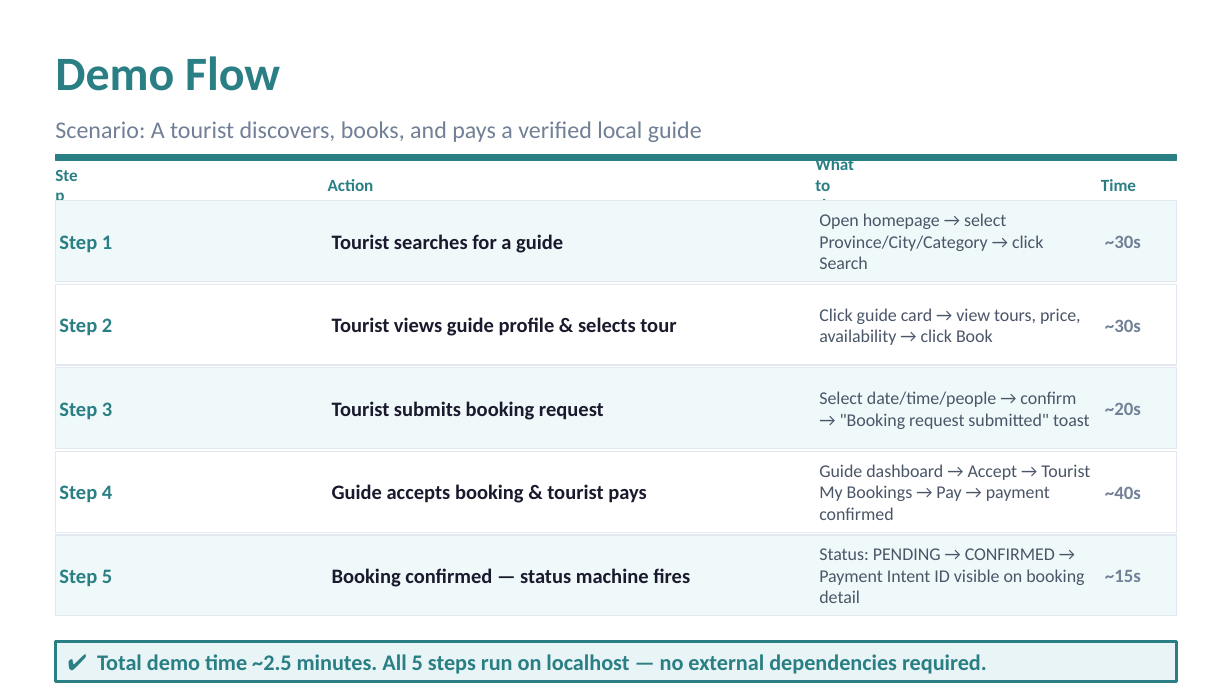
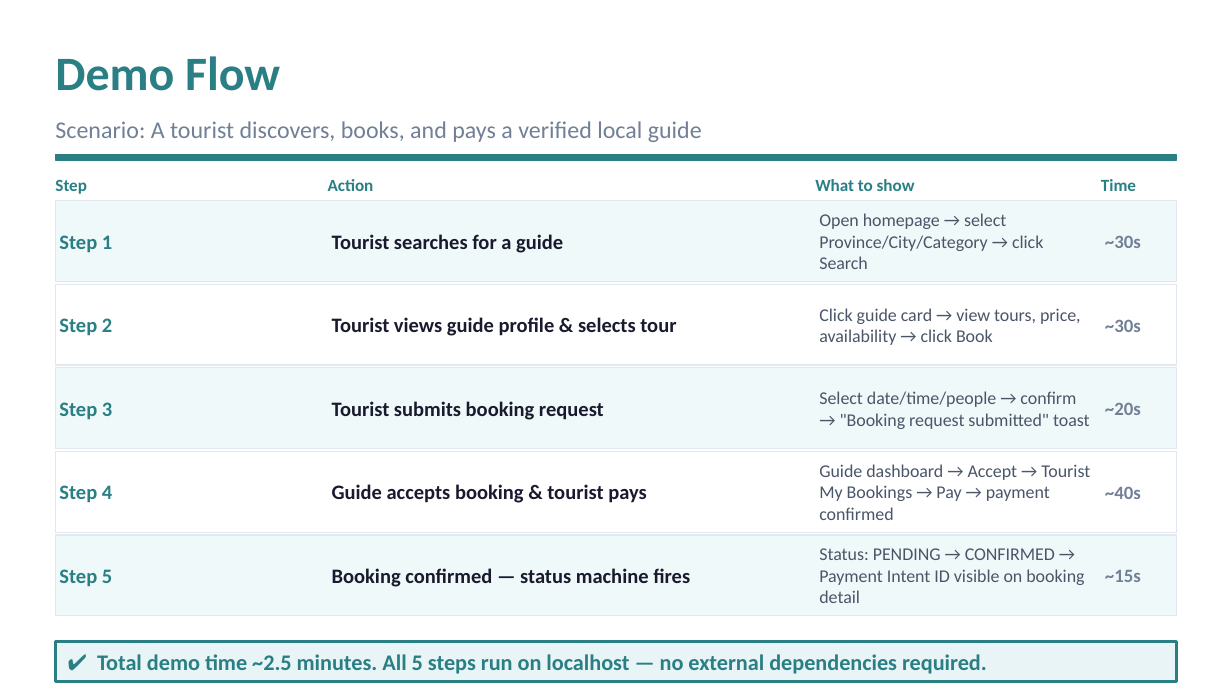
Before and after one commit to 10000Katherine/LocalGuide_Software-Engineering, a slide deck: slide 8 of docs/final/LocalGuide_Presentation.pptx. Drawn at 1232x693 pixels with LibreOffice and Linux fonts; fonts in the diff are those of the drawing. Boxes give left, top, right and bottom in pixels: in the first picture for what was removed or moved away, otherwise in the second. Text is boxed around its words. In the diff, an @@ line names an element or a change of style, - is before the commit and + after.

```diff
--- a/docs/final/LocalGuide_Presentation.pptx
+++ b/docs/final/LocalGuide_Presentation.pptx
@@ text "Step" rewrapped from bbox=[59, 235, 97, 253] to bbox=[55, 179, 87, 194] @@
@@ text "What to show" rewrapped from bbox=[815, 157, 854, 217] to bbox=[815, 179, 915, 191] @@
```
Also in this commit, not shown: 5 other slides changed.
